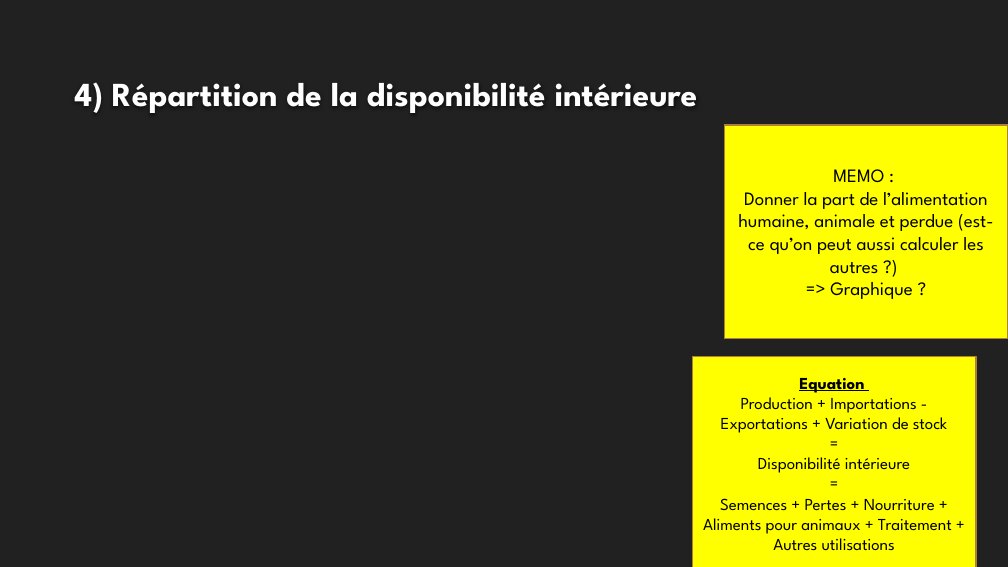
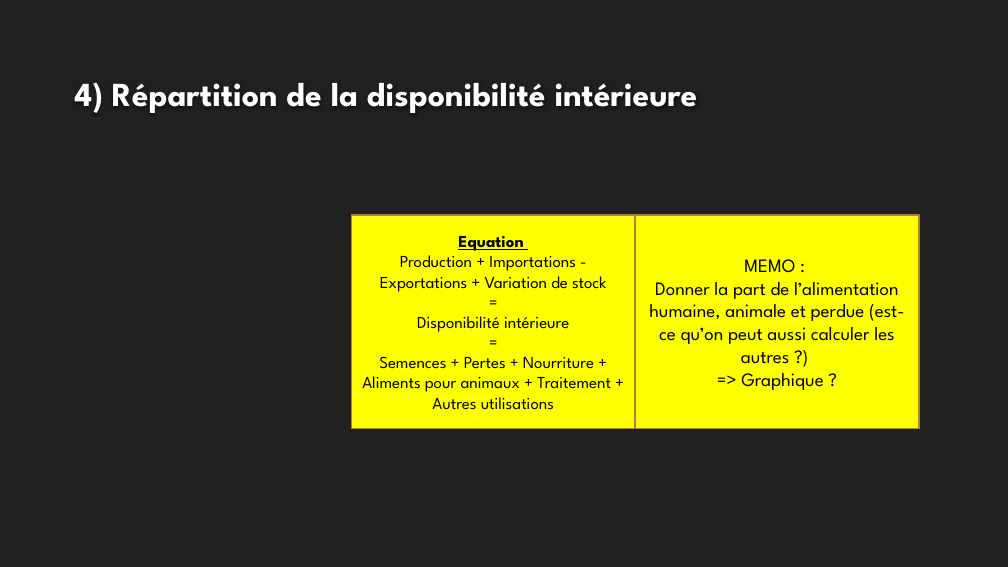
Before and after one commit to ziedbelhocine/Cours-OC, a slide deck: slide 7 of Data_Analyst/Projet_4/Template+de+présentation_Faim_monde-V2.pptx. Drawn at 1008x567 pixels with LibreOffice and Linux fonts; fonts in the diff are those of the drawing; background and template pictures are left out. Boxes give left, top, right and bottom in pixels: in the first picture for what was removed or moved away, otherwise in the second. Text is boxed around its words. In the diff, an @@ line names an element or a change of style, - is before the commit and + after.

```diff
--- a/Data_Analyst/Projet_4/Template+de+présentation_Faim_monde-V2.pptx
+++ b/Data_Analyst/Projet_4/Template+de+présentation_Faim_monde-V2.pptx
@@ rectangle "Equation" moved from (x1=693, y1=356, x2=976, y2=567) to (x1=352, y1=215, x2=635, y2=428) @@
@@ rectangle "MEMO :" moved from (x1=724, y1=125, x2=1008, y2=338) to (x1=635, y1=215, x2=919, y2=428) @@
```
Also in this commit, not shown: 5 other slides changed, 2 slides added, 2 slides removed, 13 other files.
